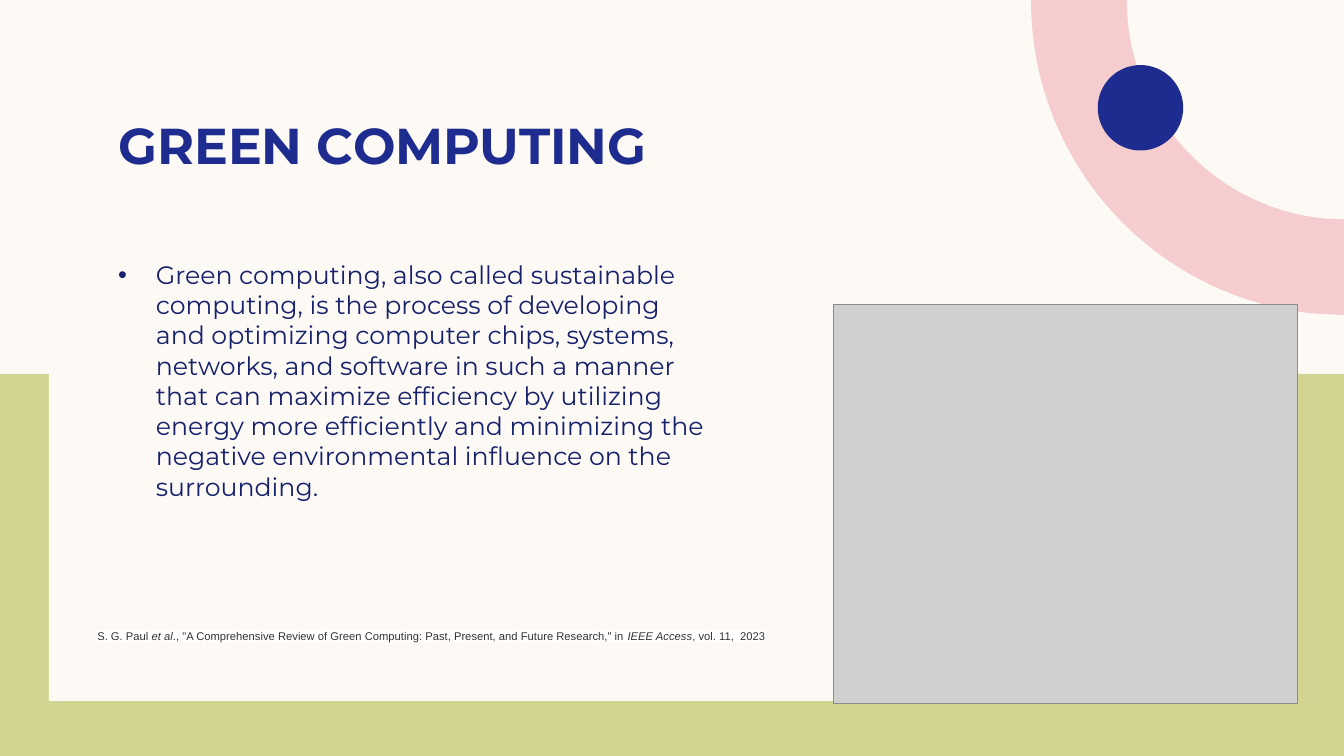
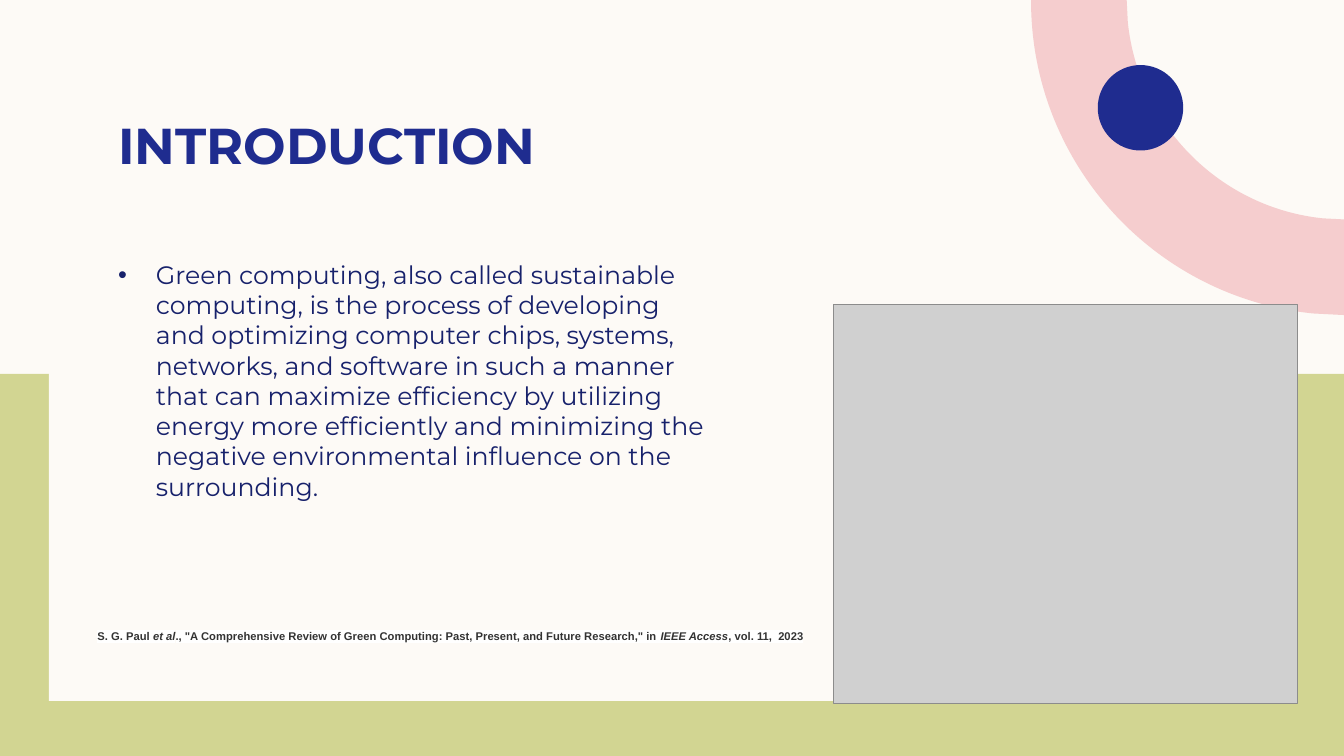
Before and after one commit to Fatemehbozorgi97/Carbon-emission-prediction-, a slide deck: slide 3 of Carbon emission prediction.pptx (slide 2 before the commit). Drawn at 1344x756 pixels with LibreOffice and Linux fonts; fonts in the diff are those of the drawing; grey boxes stand for pictures. Boxes give left, top, right and bottom in pixels: in the first picture for what was removed or moved away, otherwise in the second. Text is boxed around its words. In the diff, an @@ line names an element or a change of style, - is before the commit and + after.

```diff
--- a/Carbon emission prediction.pptx
+++ b/Carbon emission prediction.pptx
@@ title at box(118, 128, 535, 165): text changed @@
-GREEN COMPUTING
+INTRODUCTION
@@ text "S. G. Paul et al., ..." at box(97, 631, 803, 642): bold on @@
```
Also in this commit, not shown: 9 other slides changed, 3 slides added, 1 slide removed, 2 other files.
